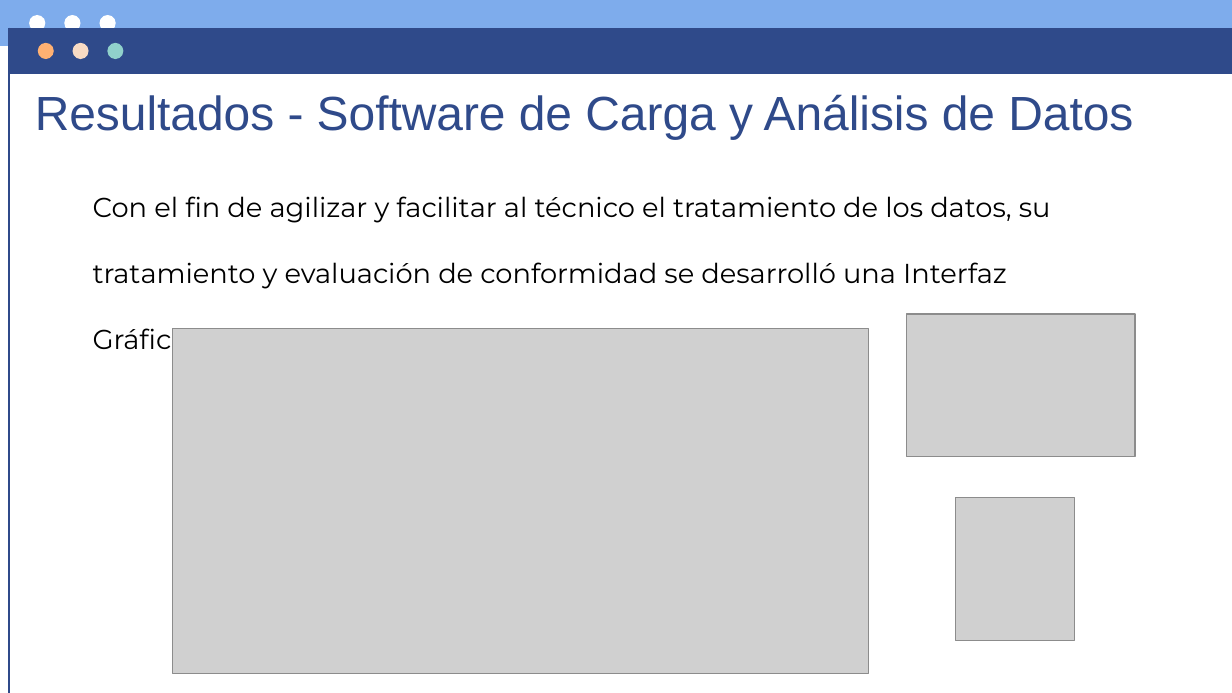
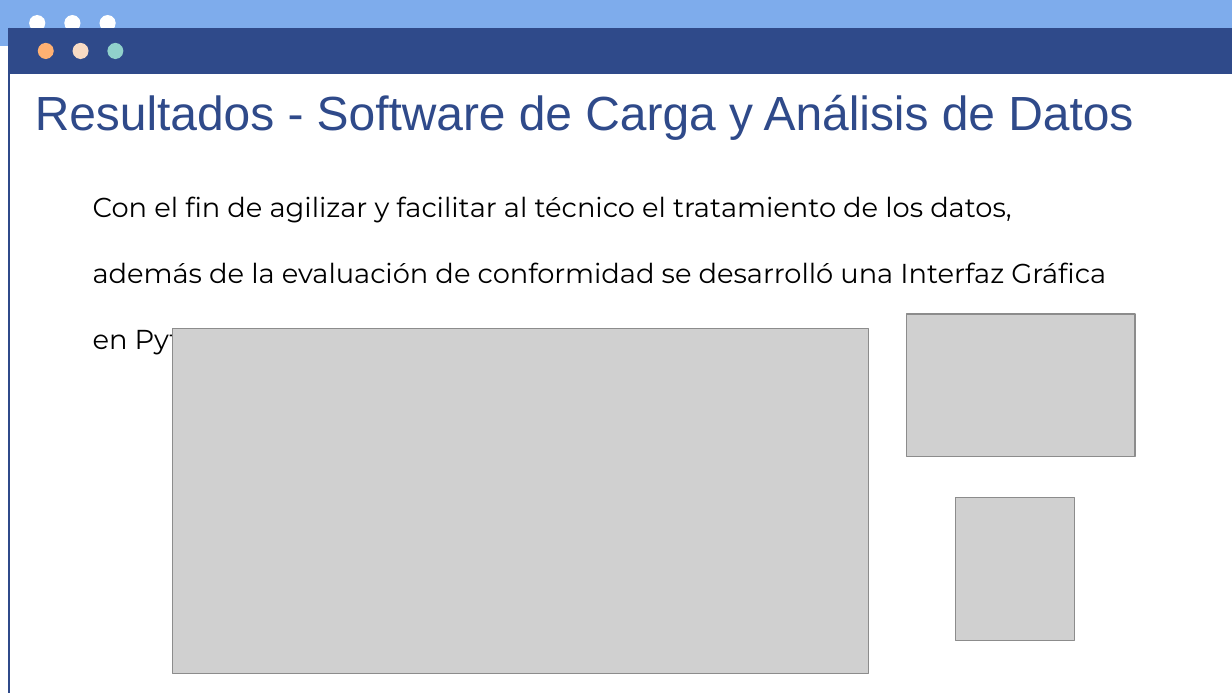
Before and after one commit to emito121/PFT-TIB, a slide deck: slide 14 of PFT Defensa - Emiliano Alvarez.pptx. Drawn at 1232x693 pixels with LibreOffice and Linux fonts; fonts in the diff are those of the drawing; grey boxes stand for pictures. Boxes give left, top, right and bottom in pixels: in the first picture for what was removed or moved away, otherwise in the second. Text is boxed around its words. In the diff, an @@ line names an element or a change of style, - is before the commit and + after.

```diff
--- a/PFT Defensa - Emiliano Alvarez.pptx
+++ b/PFT Defensa - Emiliano Alvarez.pptx
@@ subtitle at [93,196,1106,356]: text changed @@
-Con el fin de agilizar y facilitar al técnico el tratamiento de los datos, su tratamiento y evaluación de conformidad se desarrolló una Interfaz Gráfica en Python.
+Con el fin de agilizar y facilitar al técnico el tratamiento de los datos, además de la evaluación de conformidad se desarrolló una Interfaz Gráfica en Python.
```
Also in this commit, not shown: 4 other slides changed, 2 other files.
